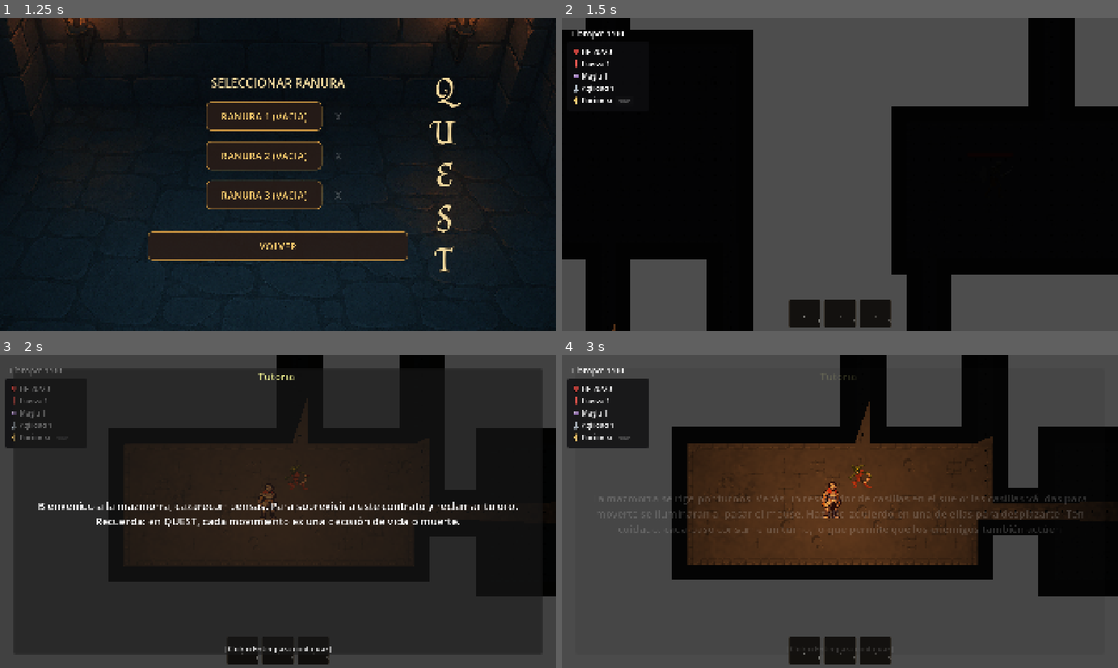
Above: before the commit, frames 1-4 (two rows, left to right).
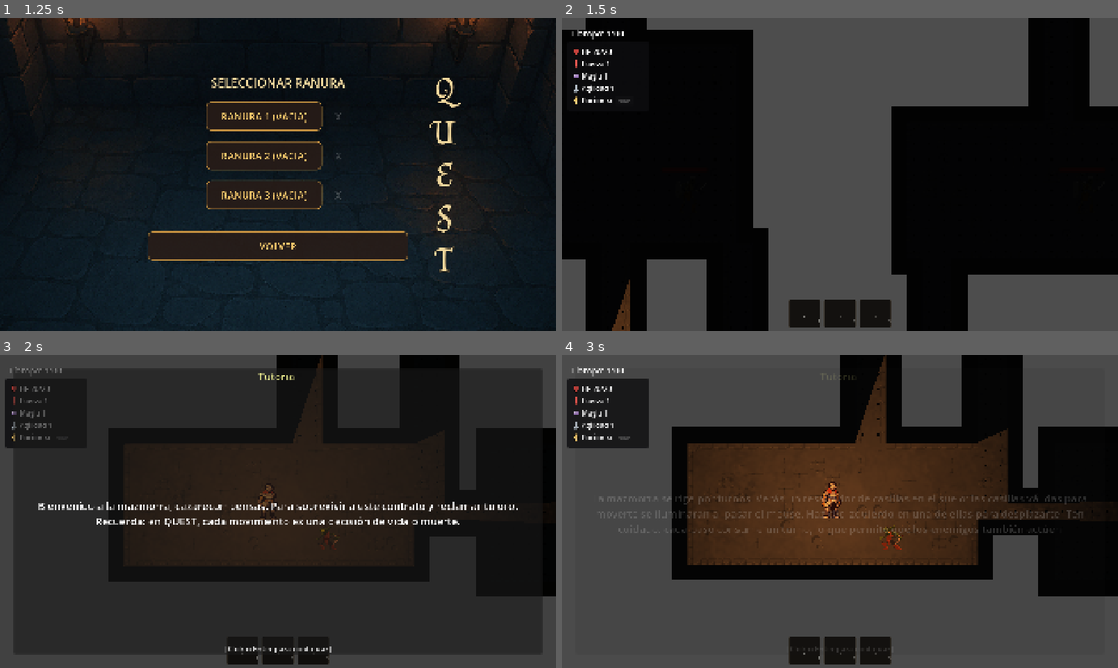
Above: after the commit, the same moments.

Repository: fedemuntaabski/Quest
Game: Godot game, scene res://scenes/MainMenu.tscn
Same seed, same stepped clock (60 frames per second), same inputs: the game is played once before the commit and once after it.
Inputs (mouse positions are in pixels of both pictures, inside the frame that each line leads up to):
- Up to frame 1 (1.25 s): click "INICIO" at 0.5 s
- Up to frame 2 (1.5 s): click "RANURA 1 (VACIA)" at 1.25 s
- Up to frame 3 (2 s): no input
- Up to frame 4 (3 s): tap O at 2, 2.75 s; drag from (806, 649) to (828, 511) at 2.02 s; drag from (840, 649) to (834, 511) at 2.77 s

Frame 1 is identical in both runs. In frame 2, 3.2% of the frame differs, in the area x 9-95%, y 0-100%; in frame 3, 1.9%; in frame 4, 3.3%, in the area x 51-83%, y 0-63%.

Commit message:
pasillos dobles y mas estables

Diff:
--- a/scripts/world/dungeon/DungeonLayoutGenerator.gd
+++ b/scripts/world/dungeon/DungeonLayoutGenerator.gd
@@ -250,7 +250,27 @@
 	if corridor_length < min_length or corridor_length > max_length:
 		push_warning("Corridor length %d outside bounds [%d, %d]. Consider adjusting room placement." % [corridor_length, min_length, max_length])
 
-	return corridor_cells
+	var final_cells: Array[Vector2i] = []
+
+	for c in corridor_cells:
+		_add_corridor_cell_double(c, final_cells)
+
+	return final_cells
+
+
+func _add_corridor_cell_double(cell: Vector2i, out: Array) -> void:
+	var offsets = [
+		Vector2i(0, 0),
+		Vector2i(1, 0)
+	]
+
+	for o in offsets:
+		var c = cell + o
+
+		if dungeon.is_within_bounds(c) and not _working_room_cells.has(c):
+			out.append(c)
+			_working_floor_cells[c] = true
+			_working_corridor_cells[c] = true
 
 
 func _add_corridor_cell(cell: Vector2i) -> bool:
